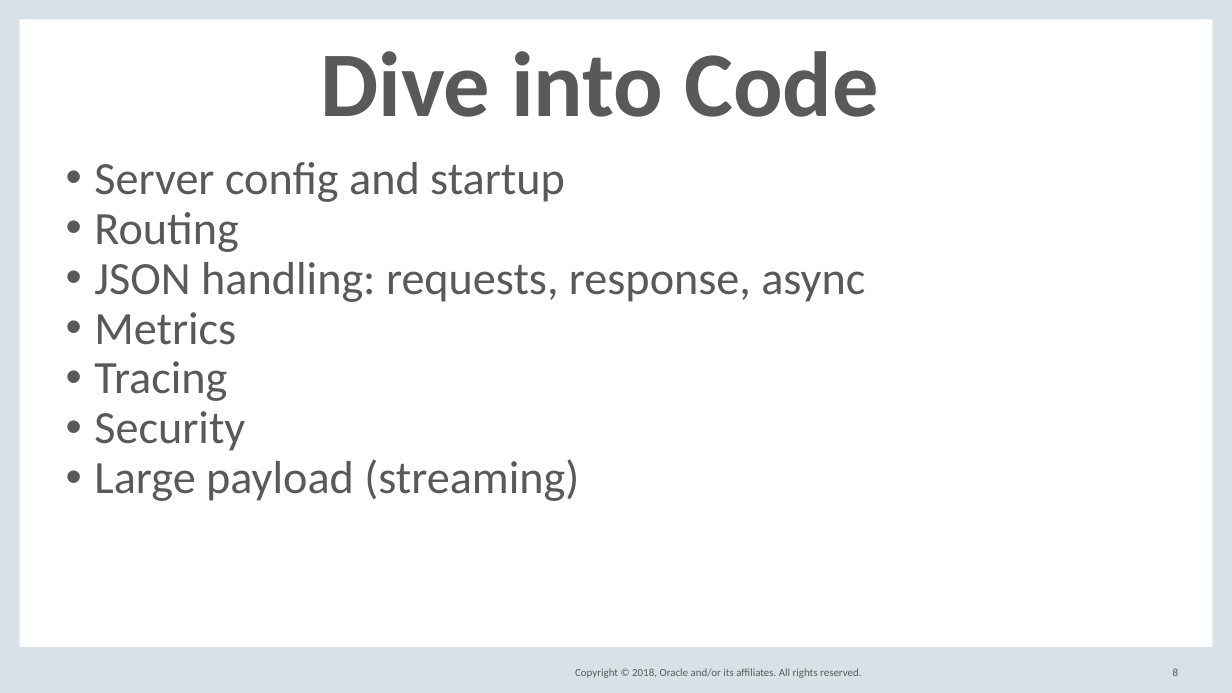
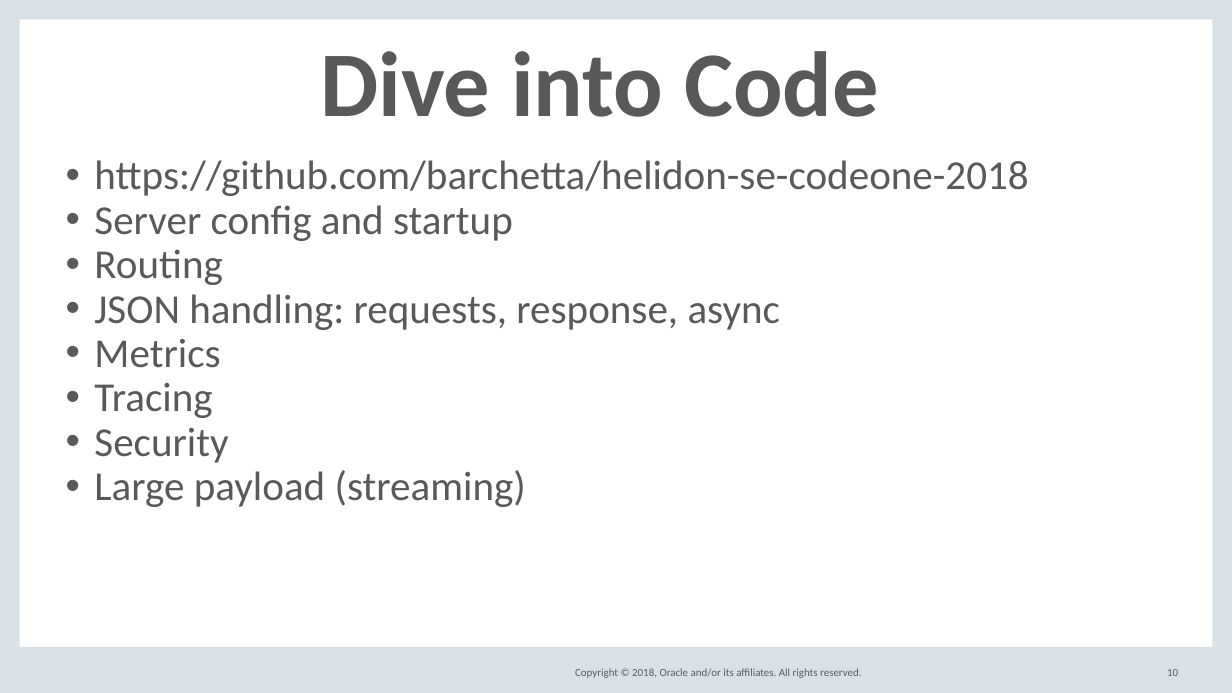
Before and after one commit to barchetta/codeone-2018, a slide deck: slide 10 of DEV5371_HelidonDeepDiveCodeOne2018.pptx (slide 8 before the commit). Drawn at 1232x693 pixels with LibreOffice and Linux fonts; fonts in the diff are those of the drawing; background and template pictures are left out. Boxes give left, top, right and bottom in pixels: in the first picture for what was removed or moved away, otherwise in the second. Text is boxed around its words. In the diff, an @@ line names an element or a change of style, - is before the commit and + after.

```diff
--- a/DEV5371_HelidonDeepDiveCodeOne2018.pptx
+++ b/DEV5371_HelidonDeepDiveCodeOne2018.pptx
@@ text at (94,160,1028,196): paragraph added @@
+• https://github.com/barchetta/helidon-se-codeone-2018
@@ text at (94,205,781,507): size 36 to 32 pt in "Server config and startup", "Routing", "JSON handling: requests, response, async", "Metrics" and 3 more places @@
@@ page number at (1167,669,1178,676): text changed @@
-8
+10
```
Also in this commit, not shown: 2 other slides changed, 2 slides added, 1 other file.
